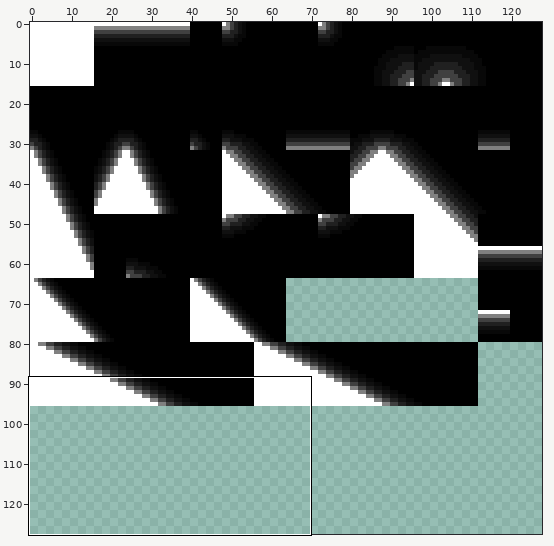
A pixel-art file gets an edit: lighting.aseprite. The picture above shows the old version from afar; the outline marks the close-up.
Close-up. As it was:
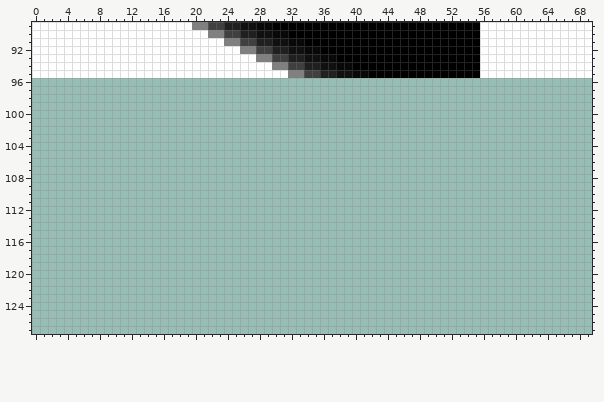
128x128 pixels, 1 frame. Colours within 5 levels of each other are drawn and written as one. Shown: x 0..69, y 89..127.
New version:
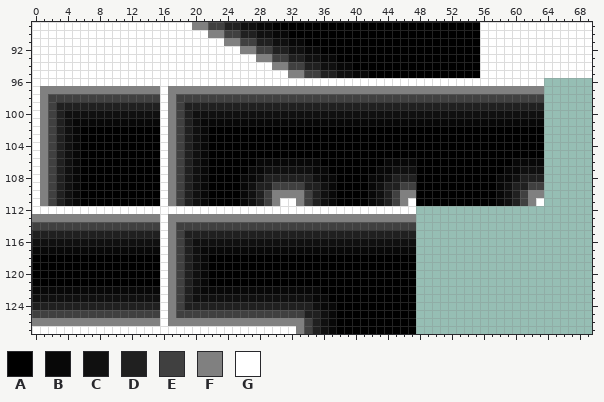
Palette (. is transparent): A #000000  B #080808  C #101010  D #202020  E #404040  F #808080  G #ffffff
What changed:
@@ x 0..69 @@
  95 GGGGGGGGGGGGGGGGGGGGGGGGGGGGGGGGFFEEDDCCBBAAAAAAAAAAAAAAGGGGGGGGGGGGGG
- 96 ......................................................................
- 97 ......................................................................
- 98 ......................................................................
- 99 ......................................................................
-100 ......................................................................
-101 ......................................................................
-102 ......................................................................
-103 ......................................................................
-104 ......................................................................
-105 ......................................................................
-106 ......................................................................
-107 ......................................................................
-108 ......................................................................
-109 ......................................................................
-110 ......................................................................
-111 ......................................................................
-112 ......................................................................
-113 ......................................................................
-114 ......................................................................
-115 ......................................................................
-116 ......................................................................
-117 ......................................................................
-118 ......................................................................
-119 ......................................................................
-120 ......................................................................
-121 ......................................................................
-122 ......................................................................
-123 ......................................................................
-124 ......................................................................
-125 ......................................................................
-126 ......................................................................
-127 ......................................................................
+ 96 GGGGGGGGGGGGGGGGGGGGGGGGGGGGGGGGGGGGGGGGGGGGGGGGGGGGGGGGGGGGGGGG......
+ 97 GFFFFFFFFFFFFFFFGFFFFFFFFFFFFFFFFFFFFFFFFFFFFFFFFFFFFFFFFFFFFFFF......
+ 98 GFEEEEEEEEEEEEEEGFEEEEEEEEEEEEEEEEEEEEEEEEEEEEEEEEEEEEEEEEEEEEEE......
+ 99 GFEDDDDDDDDDDDDDGFEDDDDDDDDDDDDDDDDDDDDDDDDDDDDDDDDDDDDDDDDDDDDD......
+100 GFEDCCCCCCCCCCCCGFEDCCCCCCCCCCCCCCCCCCCCCCCCCCCCCCCCCCCCCCCCCCCC......
+101 GFEDCBBBBBBBBBBBGFEDCBBBBBBBBBBBBBBBBBBBBBBBBBBBBBBBBBBBBBBBBBBB......
+102 GFEDCBAAAAAAAAAAGFEDCBAAAAAAAAAAAAAAAAAAAAAAAAAAAAAAAAAAAAAAAAAA......
+103 GFEDCBAAAAAAAAAAGFEDCBAAAAAAAAAAAAAAAAAAAAAAAAAAAAAAAAAAAAAAAAAA......
+104 GFEDCBAAAAAAAAAAGFEDCBAAAAAAAAAAAAAAAAAAAAAAAAAAAAAAAAAAAAAAAAAA......
+105 GFEDCBAAAAAAAAAAGFEDCBAAAAAAAAAAAAAAAAAAAAAAAAAAAAAAAAAAAAAAAAAA......
+106 GFEDCBAAAAAAAAAAGFEDCBAAAAAABBBBBBBBAAAAAAAABBBBAAAAAAAAAAAABBBB......
+107 GFEDCBAAAAAAAAAAGFEDCBAAAAABBCCCCCCBBAAAAAABBCCCAAAAAAAAAAABBCCC......
+108 GFEDCBAAAAAAAAAAGFEDCBAAAABBCDDDDDDCBBAAAABBCDDDAAAAAAAAAABBCDDD......
+109 GFEDCBAAAAAAAAAAGFEDCBAAAABCDDEEEEDDCBAAAABCDDEEAAAAAAAAAABCDDEE......
+110 GFEDCBAAAAAAAAAAGFEDCBAAAABCDEFFFFEDCBAAAABCDEFFAAAAAAAAAABCDEFF......
+111 GFEDCBAAAAAAAAAAGFEDCBAAAABCDEFGGFEDCBAAAABCDEFGAAAAAAAAAABCDEFG......
+112 GGGGGGGGGGGGGGGGGGGGGGGGGGGGGGGGGGGGGGGGGGGGGGGG......................
+113 FFFFFFFFFFFFFFFFGFFFFFFFFFFFFFFFFFFFFFFFFFFFFFFF......................
+114 EEEEEEEEEEEEEEEEGFEEEEEEEEEEEEEEEEEEEEEEEEEEEEEE......................
+115 DDDDDDDDDDDDDDDDGFEDDDDDDDDDDDDDDDDDDDDDDDDDDDDD......................
+116 CCCCCCCCCCCCCCCCGFEDCCCCCCCCCCCCCCCCCCCCCCCCCCCC......................
+117 BBBBBBBBBBBBBBBBGFEDCBBBBBBBBBBBBBBBBBBBBBBBBBBB......................
+118 AAAAAAAAAAAAAAAAGFEDCBAAAAAAAAAAAAAAAAAAAAAAAAAA......................
+119 AAAAAAAAAAAAAAAAGFEDCBAAAAAAAAAAAAAAAAAAAAAAAAAA......................
+120 AAAAAAAAAAAAAAAAGFEDCBAAAAAAAAAAAAAAAAAAAAAAAAAA......................
+121 AAAAAAAAAAAAAAAAGFEDCBAAAAAAAAAAAAAAAAAAAAAAAAAA......................
+122 BBBBBBBBBBBBBBBBGFEDCBBBBBBBBBBBBBBBAAAAAAAAAAAA......................
+123 CCCCCCCCCCCCCCCCGFEDCCCCCCCCCCCCCCCBBAAAAAAAAAAA......................
+124 DDDDDDDDDDDDDDDDGFEDDDDDDDDDDDDDDDDCBBAAAAAAAAAA......................
+125 EEEEEEEEEEEEEEEEGFEEEEEEEEEEEEEEEEDDCBAAAAAAAAAA......................
+126 FFFFFFFFFFFFFFFFGFFFFFFFFFFFFFFFFFEDCBAAAAAAAAAA......................
+127 GGGGGGGGGGGGGGGGGGGGGGGGGGGGGGGGGFEDCBAAAAAAAAAA......................
Boxes around the changes in both close-ups, in picture pixels (x1, y1, x2, y2):
added: (32, 78, 544, 334)
